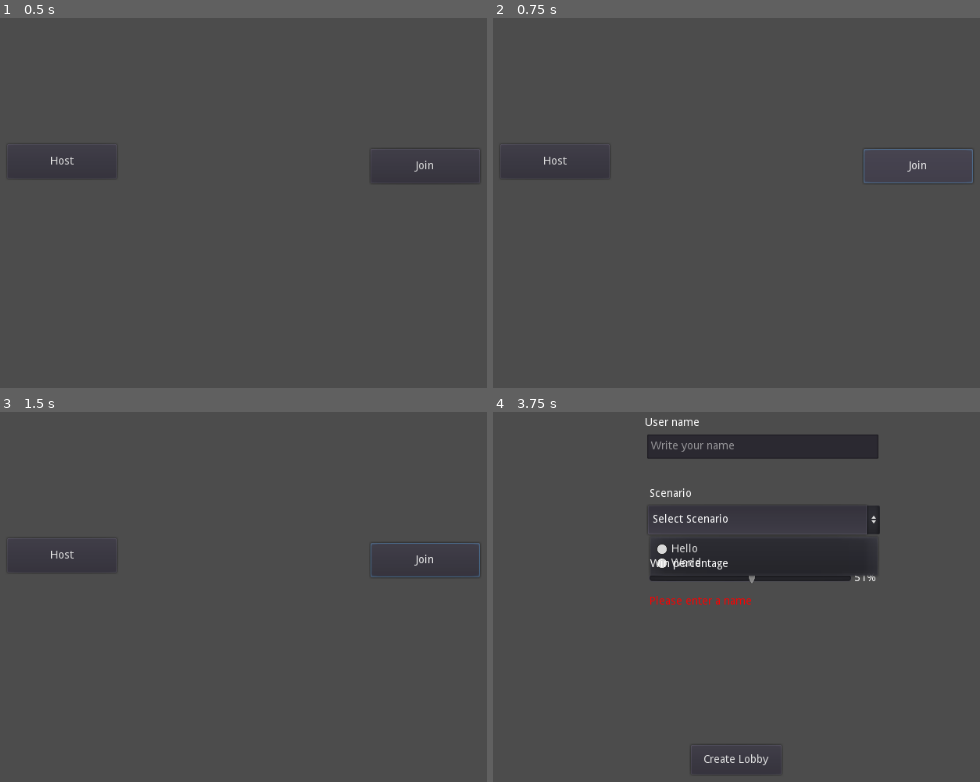
Above: before the commit, frames 1-4 (two rows, left to right).
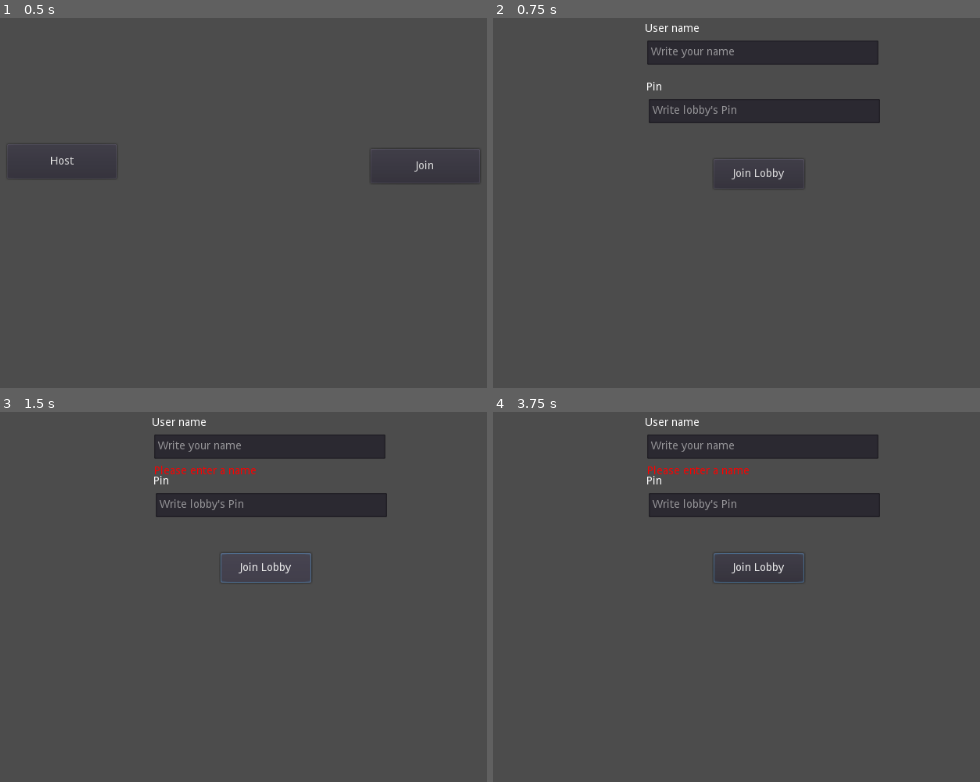
Above: after the commit, the same moments.

Repository: Unsustainable-Enterprise/game
Game: Godot game, scene res://scenes/scene1.tscn
Two runs of this game, one before a commit and one after it. Both use one fixed random seed, a clock stepped at 60 frames per second and the inputs below.
Inputs (mouse positions are in pixels of both pictures, inside the frame that each line leads up to):
- Up to frame 1 (0.5 s): no input
- Up to frame 2 (0.75 s): click "Join" at 0.5 s
- Up to frame 3 (1.5 s): click (267, 567) at 1.25 s, where only the run after the commit has a clickable "Join Lobby"
- Up to frame 4 (3.75 s): click (556, 556) at 2 s, where only the run before the commit has a clickable "Host"; click (736, 759) at 2.75 s, where only the run before the commit has a clickable "Create Lobby"; click (765, 519) at 3.5 s, where only the run before the commit has a clickable "Select Scenario"

Frame 1 is identical in both runs. In frame 2, 6.5% of the frame differs, in the area x 10-99%, y 1-46%; in frame 3, 6.7%; in frame 4, 6.8%, in the area x 31-80%, y 14-96%.

Commit message:
added join lobby logic

Diff:
--- a/prefabs/StartGameUI.tscn
+++ b/prefabs/StartGameUI.tscn
@@ -10,12 +10,15 @@
 scenario_path = NodePath("CreateLobbyCanvas/ScenarioSelector")
 win_pct_slider_text_path = NodePath("CreateLobbyCanvas/WinPercentageText")
 name_input_path = NodePath("CreateLobbyCanvas/NameInput")
+pin_input_parth = NodePath("JoinLobbyCanvas/PinInput")
 win_pct_slider_path = NodePath("CreateLobbyCanvas/WinPercentageSlider")
 create_lobby_btn_path = NodePath("CreateLobbyCanvas/CreateLobbyBtn")
 host_btn_path = NodePath("HostBtn")
 join_btn_path = NodePath("JoinBtn")
 create_lobby_canvas_path = NodePath("CreateLobbyCanvas")
-error_message_path = NodePath("CreateLobbyCanvas/ErrorMessage")
+join_lobby_canvas_path = NodePath("JoinLobbyCanvas")
+error_message_create_path = NodePath("CreateLobbyCanvas/ErrorMessageCreate")
+error_message_join_path = NodePath("JoinLobbyCanvas/ErrorMessageJoin")
 
 [node name="JoinBtn" type="Button" parent="."]
 margin_left = 651.0
@@ -34,6 +37,7 @@
 text = "Host"
 
 [node name="CreateLobbyCanvas" type="CanvasLayer" parent="."]
+visible = false
 
 [node name="NameInput" type="LineEdit" parent="CreateLobbyCanvas"]
 margin_left = 374.0
@@ -96,7 +100,7 @@
 margin_bottom = 307.0
 text = "Win percentage"
 
-[node name="ErrorMessage" type="Label" parent="CreateLobbyCanvas"]
+[node name="ErrorMessageCreate" type="Label" parent="CreateLobbyCanvas"]
 margin_left = 377.0
 margin_top = 341.0
 margin_right = 497.0
@@ -105,9 +109,60 @@
 custom_colors/font_color = Color( 1, 0, 0, 1 )
 custom_colors/font_outline_modulate = Color( 0, 0, 0, 1 )
 
+[node name="JoinLobbyCanvas" type="CanvasLayer" parent="."]
+visible = false
+
+[node name="UserNameLabel" type="Label" parent="JoinLobbyCanvas"]
+margin_left = 371.0
+margin_top = 112.0
+margin_right = 441.0
+margin_bottom = 126.0
+text = "User name"
+
+[node name="NameInput" type="LineEdit" parent="JoinLobbyCanvas"]
+margin_left = 374.0
+margin_top = 134.0
+margin_right = 670.0
+margin_bottom = 165.0
+placeholder_text = "Write your name"
+
+[node name="JoinLobbyBtn" type="Button" parent="JoinLobbyCanvas"]
+margin_left = 459.0
+margin_top = 286.0
+margin_right = 575.0
+margin_bottom = 324.0
+text = "Join Lobby"
+
+[node name="ErrorMessageJoin" type="Label" parent="JoinLobbyCanvas"]
+margin_left = 374.0
+margin_top = 174.0
+margin_right = 494.0
+margin_bottom = 188.0
+rect_pivot_offset = Vector2( 34, 14 )
+custom_colors/font_color = Color( 1, 0, 0, 1 )
+custom_colors/font_outline_modulate = Color( 0, 0, 0, 1 )
+
+[node name="PinLabel" type="Label" parent="JoinLobbyCanvas"]
+margin_left = 373.0
+margin_top = 187.0
+margin_right = 443.0
+margin_bottom = 201.0
+text = "Pin"
+
+[node name="PinInput" type="LineEdit" parent="JoinLobbyCanvas"]
+margin_left = 376.0
+margin_top = 209.0
+margin_right = 672.0
+margin_bottom = 240.0
+placeholder_text = "Write lobby's Pin"
+
+[connection signal="pressed" from="JoinBtn" to="." method="_on_JoinBtn_pressed"]
 [connection signal="pressed" from="HostBtn" to="." method="_on_HostBtn_pressed"]
-[connection signal="text_changed" from="CreateLobbyCanvas/NameInput" to="." method="_on_LineEdit_text_changed"]
+[connection signal="text_changed" from="CreateLobbyCanvas/NameInput" to="." method="_on_user_name_text_changed"]
 [connection signal="drag_ended" from="CreateLobbyCanvas/WinPercentageSlider" to="." method="_on_WinPercentageSlider_drag_ended"]
 [connection signal="value_changed" from="CreateLobbyCanvas/WinPercentageSlider" to="." method="_on_WinPercentageSlider_value_changed"]
 [connection signal="item_selected" from="CreateLobbyCanvas/ScenarioSelector" to="." method="_on_OptionButton_item_selected"]
 [connection signal="pressed" from="CreateLobbyCanvas/CreateLobbyBtn" to="." method="_on_CreateLobbyBtn_pressed"]
+[connection signal="text_changed" from="JoinLobbyCanvas/NameInput" to="." method="_on_user_name_text_changed"]
+[connection signal="pressed" from="JoinLobbyCanvas/JoinLobbyBtn" to="." method="_on_JoinLobbyBtn_pressed"]
+[connection signal="text_changed" from="JoinLobbyCanvas/PinInput" to="." method="_on_pin_text_changed"]
--- a/scripts/Messages.gd
+++ b/scripts/Messages.gd
@@ -1,10 +1,10 @@
 extends Node
 
-var client_node = null
+var web_socket_events = load("res://scripts/WebSocketEvents.gd")
 
-func create_lobby(user_name, scenario, win_percentage):
+func create_lobby(user_name: String, scenario: String, win_percentage: float) -> void:
 	var createJson = {
-		"event": "create_lobby",
+		"event": web_socket_events.CREATE_LOBBY,
 		"message": {
 			"data": {
 				"name": user_name,
@@ -21,8 +21,17 @@
 	print(data)
 
 
-# func join_lobby():
-# 	print("join_lobby")
+func join_lobby(user_name: String, pin: String) -> void:
+	var joinJson = {
+		"event": web_socket_events.JOIN_LOBBY,
+		"message": {
+			"data": {
+				"name": user_name,
+				"pin": pin
+			}
+		}
+    }
+	get_parent().send(joinJson)
 
 
 # func send_message():
--- a/scripts/StartGameUI.gd
+++ b/scripts/StartGameUI.gd
@@ -10,6 +10,9 @@
 
 export var name_input_path: NodePath
 onready var name_input: LineEdit = get_node(name_input_path)
+
+export var pin_input_parth: NodePath
+onready var pin_input: LineEdit = get_node(pin_input_parth)
 
 export var win_pct_slider_path: NodePath
 onready var win_pct_slider: Slider = get_node(win_pct_slider_path)
@@ -26,18 +29,23 @@
 export var create_lobby_canvas_path: NodePath
 onready var create_lobby_canvas: CanvasLayer = get_node(create_lobby_canvas_path)
 
-export var error_message_path: NodePath
-onready var error_message_text: Label = get_node(error_message_path)
+export var join_lobby_canvas_path: NodePath
+onready var join_lobby_canvas: CanvasLayer = get_node(join_lobby_canvas_path)
+
+export var error_message_create_path: NodePath
+onready var error_message_create: Label = get_node(error_message_create_path)
+
+export var error_message_join_path: NodePath
+onready var error_message_join: Label = get_node(error_message_join_path)
 
 var user_name: String
 var scenario: String
 var win_percentage: float
-
+var pin: String
 
 func _ready():
 	add_scenario_options()
 	create_lobby_canvas.visible = false
-
 
 func add_scenario_options():
 	scenario_selector.add_item("Hello")
@@ -45,11 +53,9 @@
 	scenario_selector.select(-1)
 	scenario_selector.text = "Select Scenario"
 
-
 # func _ready():
 # 	#warning-ignore:return_value_discarded
 # 	get_parent().connect("web_socket_ready", self, "_on_web_socket_ready")
-
 
 func _on_OptionButton_item_selected(index:int):
 	if(index != -1):
@@ -57,29 +63,42 @@
 	else:
 		print('no scenario selected')
 
-
-func _on_LineEdit_text_changed(new_text:String):
+func _on_user_name_text_changed(new_text:String):
 	if(new_text.length() != 0):
 		user_name = new_text
-	else:
-		print('empty name')
-
 
 func _on_HostBtn_pressed():
-	host_btn.visible = false;
-	join_btn.visible = false;
+	disable_first_btns()
 	create_lobby_canvas.visible = true;
-
 
 func _on_CreateLobbyBtn_pressed():
 	if(user_name.length() == 0):
-		error_message_text.text = "Please enter a name"
+		error_message_create.text = "Please enter a name"
 	elif(scenario.length() == 0):
-		error_message_text.text = "Please select a scenario"
+		error_message_create.text = "Please select a scenario"
 	else:
 		web_socket_manager.message_node.create_lobby(user_name, scenario, win_percentage)
-
 
 func _on_WinPercentageSlider_value_changed(value:float):
 	win_pct_slider_text.text = str(win_pct_slider.value) + "%"
 	win_percentage = value
+
+func _on_JoinLobbyBtn_pressed():
+	if(user_name.length() == 0):
+		error_message_join.text = "Please enter a name"
+	elif(pin.length() == 0):
+		error_message_join.text = "Please enter a pin"
+	else:
+		web_socket_manager.message_node.join_lobby(user_name, pin)
+
+func disable_first_btns():
+	host_btn.visible = false;
+	join_btn.visible = false;
+
+func _on_pin_text_changed(new_text:String):
+	if(new_text.length() != 0):
+		pin = new_text
+
+func _on_JoinBtn_pressed():
+	disable_first_btns()
+	join_lobby_canvas.visible = true;
--- a/scripts/WebSocketEvents.gd
+++ b/scripts/WebSocketEvents.gd
@@ -1,3 +1,4 @@
 extends Node
 
 const CREATE_LOBBY = "create_lobby"
+const JOIN_LOBBY = "join_lobby"
